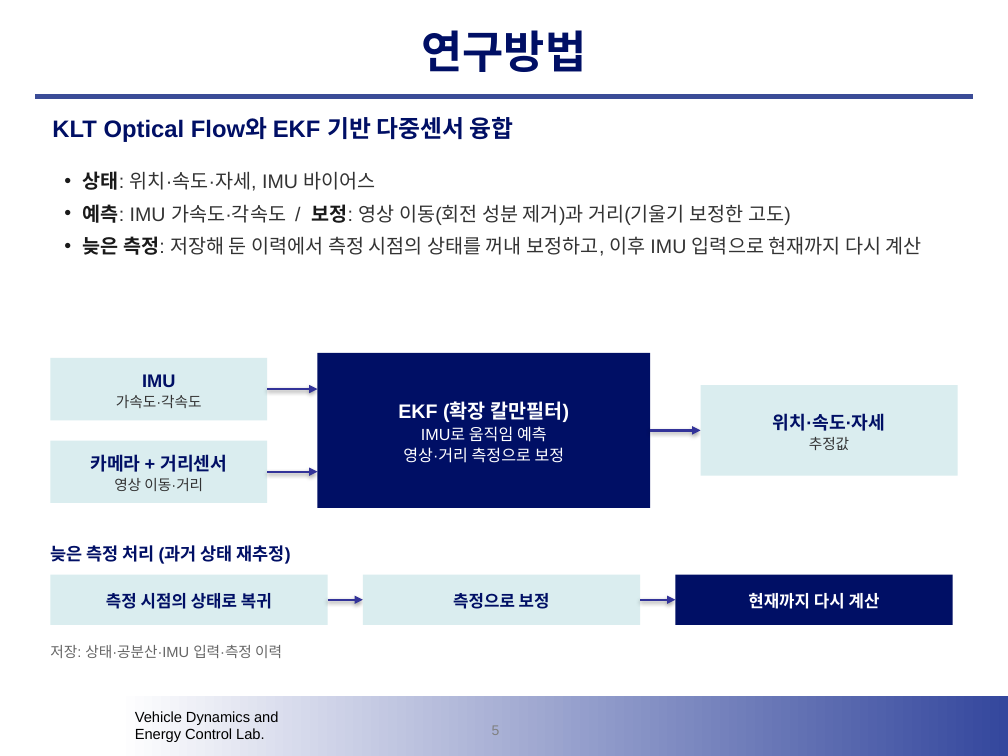
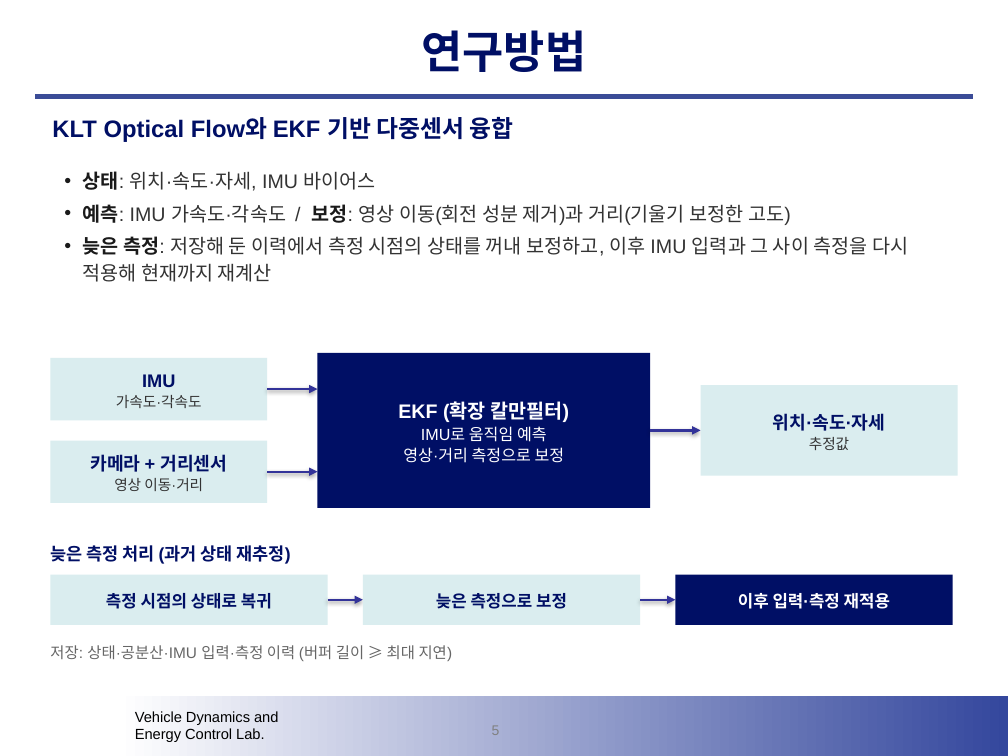
Before and after one commit to pch604/chan604, a slide deck: slide 5 of 학생자율연구II_연구계획발표/v10_논문요약형/학생자율연구II_연구계획발표_v10.pptx. Drawn at 1008x756 pixels with LibreOffice and Linux fonts; fonts in the diff are those of the drawing; background and template pictures are left out. Boxes give left, top, right and bottom in pixels: in the first picture for what was removed or moved away, otherwise in the second. Text is boxed around its words. In the diff, an @@ line names an element or a change of style, - is before the commit and + after.

```diff
--- a/학생자율연구II_연구계획발표/v10_논문요약형/학생자율연구II_연구계획발표_v10.pptx
+++ b/학생자율연구II_연구계획발표/v10_논문요약형/학생자율연구II_연구계획발표_v10.pptx
@@ text at <box>83,236,908,282</box>: text changed @@
-• 늦은 측정: 저장해 둔 이력에서 측정 시점의 상태를 꺼내 보정하고, 이후 IMU 입력으로 현재까지 다시 계산
+• 늦은 측정: 저장해 둔 이력에서 측정 시점의 상태를 꺼내 보정하고, 이후 IMU 입력과 그 사이 측정을 다시 적용해 현재까지 재계산
@@ text in rectangle at <box>436,593,567,609</box>: text changed @@
-측정으로 보정
+늦은 측정으로 보정
@@ text in rectangle at <box>738,593,890,609</box>: text changed @@
-현재까지 다시 계산
+이후 입력·측정 재적용
@@ text at <box>50,645,453,661</box>: text changed; size 10.5 to 11 pt @@
-저장: 상태·공분산·IMU 입력·측정 이력
+저장: 상태·공분산·IMU 입력·측정 이력 (버퍼 길이 ≥ 최대 지연)
```
Also in this commit, not shown: 2 other slides changed, 4 other files.
